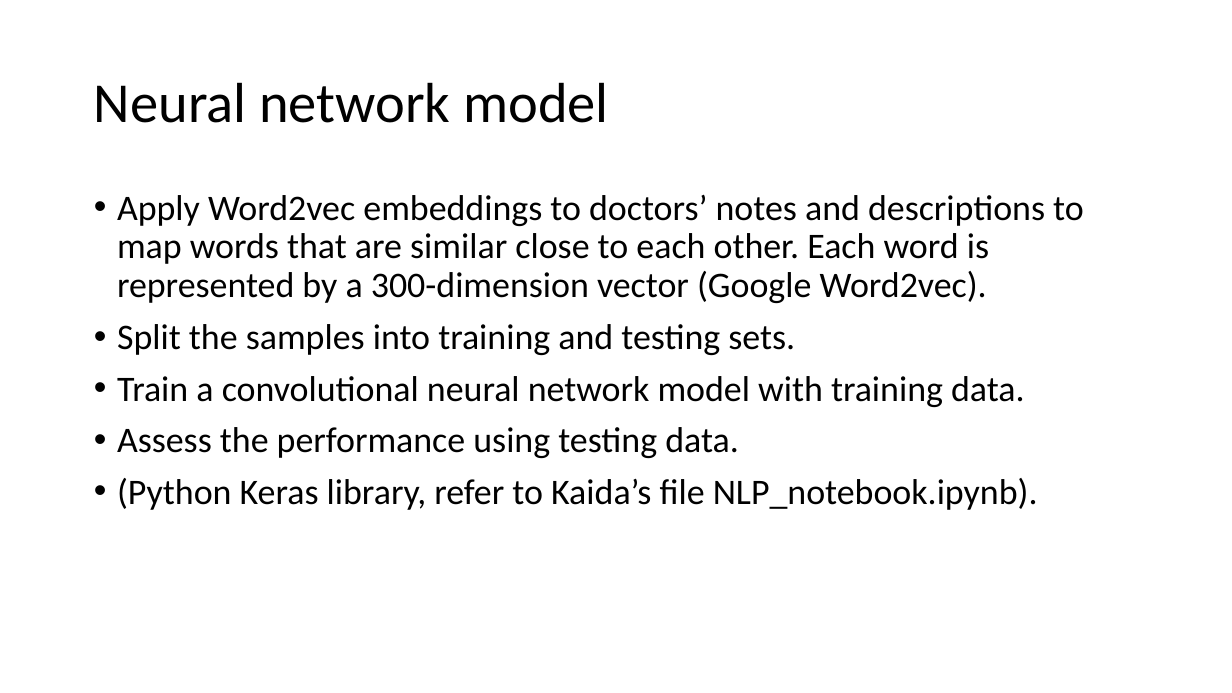
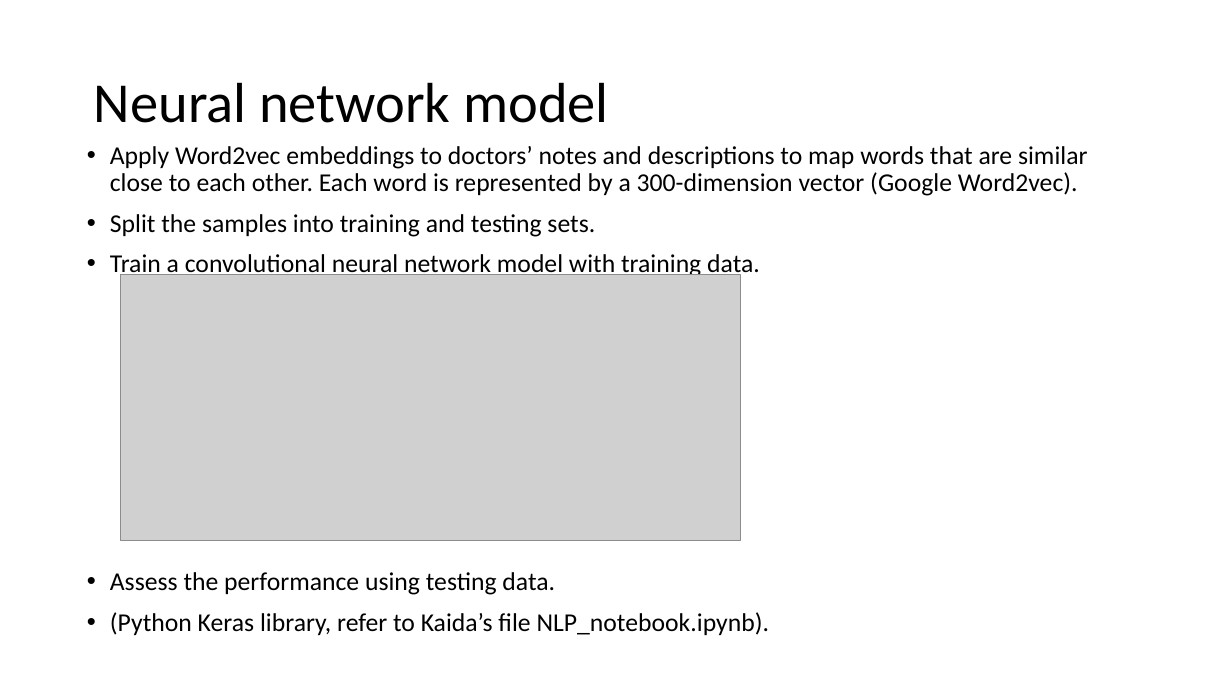
Before and after one commit to kaidaning/Kaida_Holmusk_task, a slide deck: slide 10 of Presentation_KaidaNing.pptx. Drawn at 1232x693 pixels with LibreOffice and Linux fonts; fonts in the diff are those of the drawing; grey boxes stand for pictures. Boxes give left, top, right and bottom in pixels: in the first picture for what was removed or moved away, otherwise in the second. Text is boxed around its words. In the diff, an @@ line names an element or a change of style, - is before the commit and + after.

```diff
--- a/Presentation_KaidaNing.pptx
+++ b/Presentation_KaidaNing.pptx
@@ text "Apply Word2vec embeddings to doctors’ ...": place and size @@
-text "Apply Word2vec embeddings to doctors’ ..." at (117, 194, 1084, 510)
+text "Apply Word2vec embeddings to doctors’ ..." at (110, 146, 1087, 635)
@@ text "Apply Word2vec embeddings to doctors’ ..." at (110, 146, 1087, 635): size 28 to 20 pt @@
@@ picture added at (121, 274, 741, 542) @@
```
Also in this commit, not shown: 1 other file.
